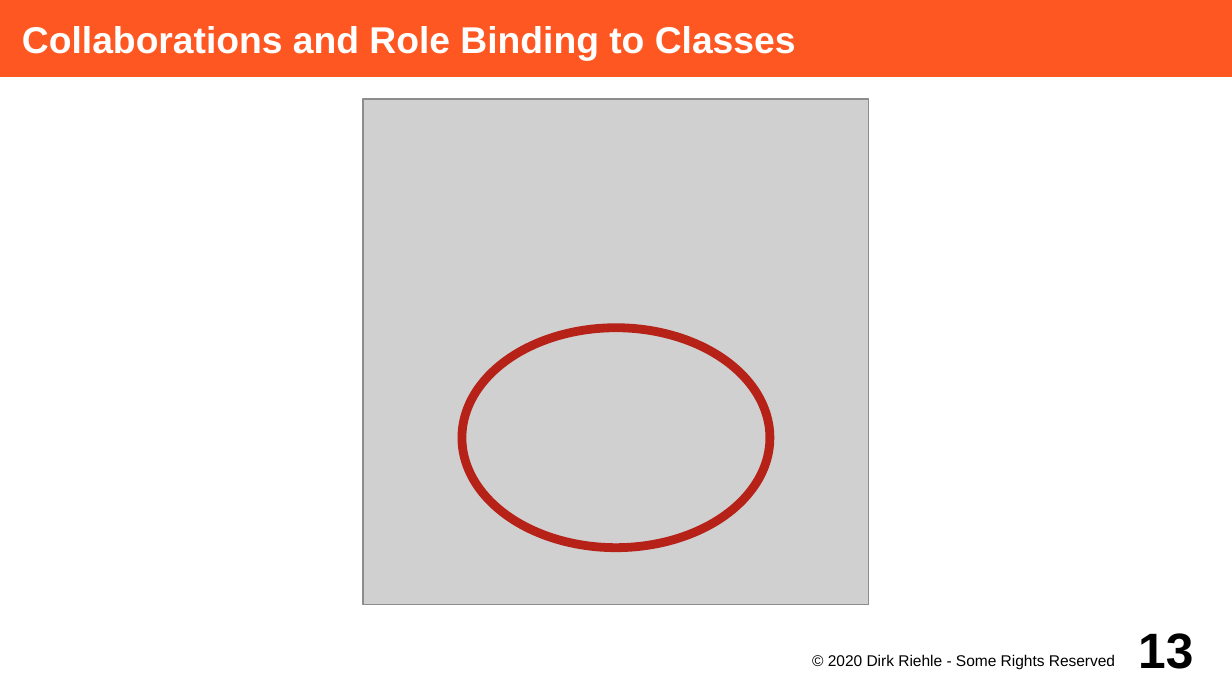
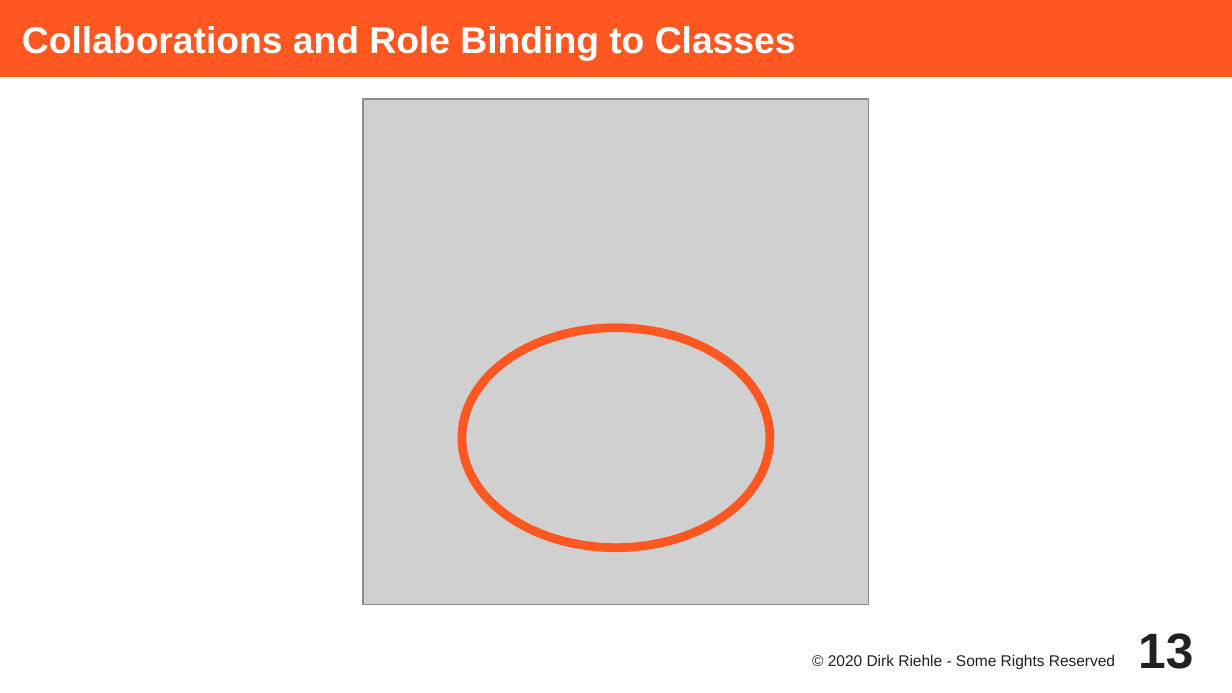
Before and after one commit to dirkriehle/adap-course, a slide deck: slide 13 of Lecture Slides/ADAP C11 - Collaboration-Based Design.odp. Drawn at 1232x693 pixels with LibreOffice and Linux fonts; fonts in the diff are those of the drawing; grey boxes stand for pictures. Boxes give left, top, right and bottom in pixels: in the first picture for what was removed or moved away, otherwise in the second. Text is boxed around its words. In the diff, an @@ line names an element or a change of style, - is before the commit and + after.

```diff
--- a/Lecture Slides/ADAP C11 - Collaboration-Based Design.odp
+++ b/Lecture Slides/ADAP C11 - Collaboration-Based Design.odp
@@ ellipse at (462, 328, 770, 548): outline #B62118 5.67 pt to #FF5722 5.67 pt @@
@@ page number at (1138, 633, 1193, 669): text colour #000000 to #212121 @@
@@ text "© 2020 Dirk Riehle - ..." at (828, 654, 1115, 670): text colour #000000 to #212121 @@
```
Also in this commit, not shown: 29 other slides changed, 1 other file.
